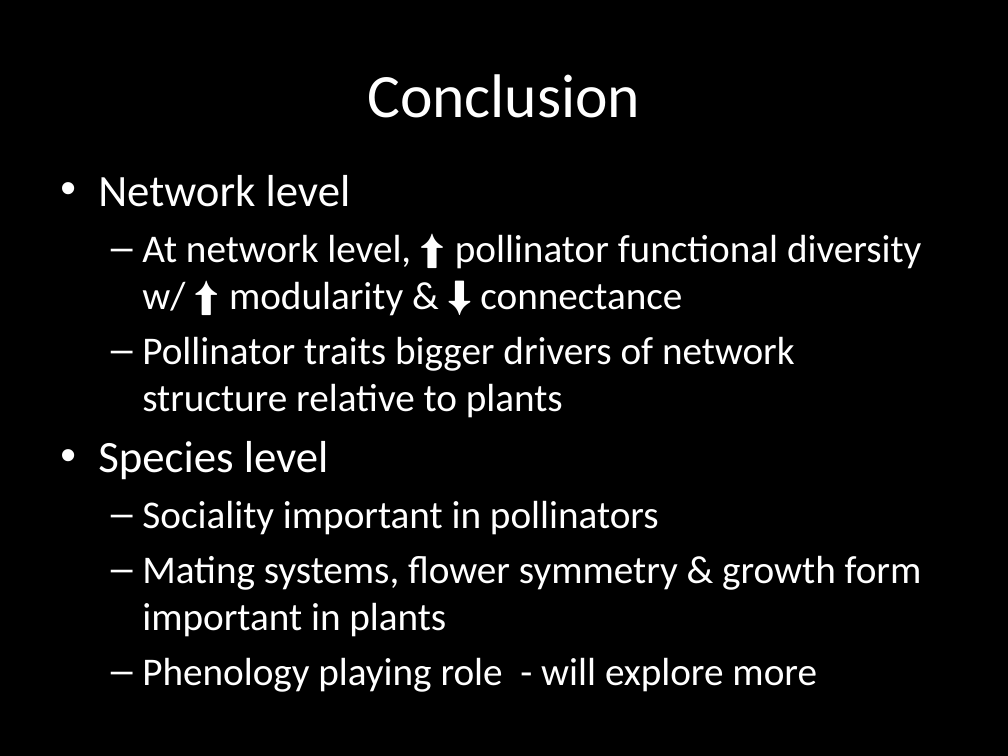
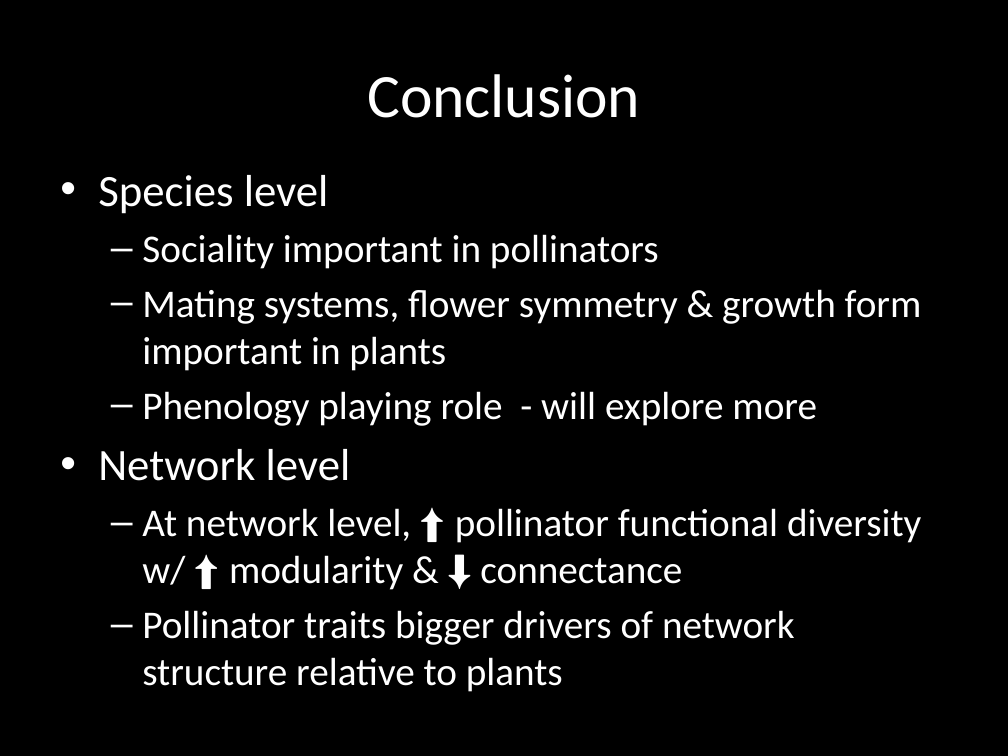
Before and after one commit to sckott/talks, a slide deck: slide 13 of canpolintalk/scott.pptx. Drawn at 1008x756 pixels with LibreOffice and Linux fonts; fonts in the diff are those of the drawing. Boxes give left, top, right and bottom in pixels: in the first picture for what was removed or moved away, otherwise in the second. Text is boxed around its words. In the diff, an @@ line names an element or a change of style, - is before the commit and + after.

```diff
--- a/canpolintalk/scott.pptx
+++ b/canpolintalk/scott.pptx
@@ text at [98, 175, 921, 418]: paragraphs removed @@
-• Network level
-  – At network level, ⬆ pollinator functional diversity w/ ⬆ modularity & ⬇ connectance
-  – Pollinator traits bigger drivers of network structure relative to plants
@@ text at [98, 449, 921, 692]: paragraphs added @@
+• Network level
+  – At network level, ⬆ pollinator functional diversity w/ ⬆ modularity & ⬇ connectance
+  – Pollinator traits bigger drivers of network structure relative to plants
```
Also in this commit, not shown: 8 other slides changed, 1 slide added, 1 slide removed, 26 other files.
